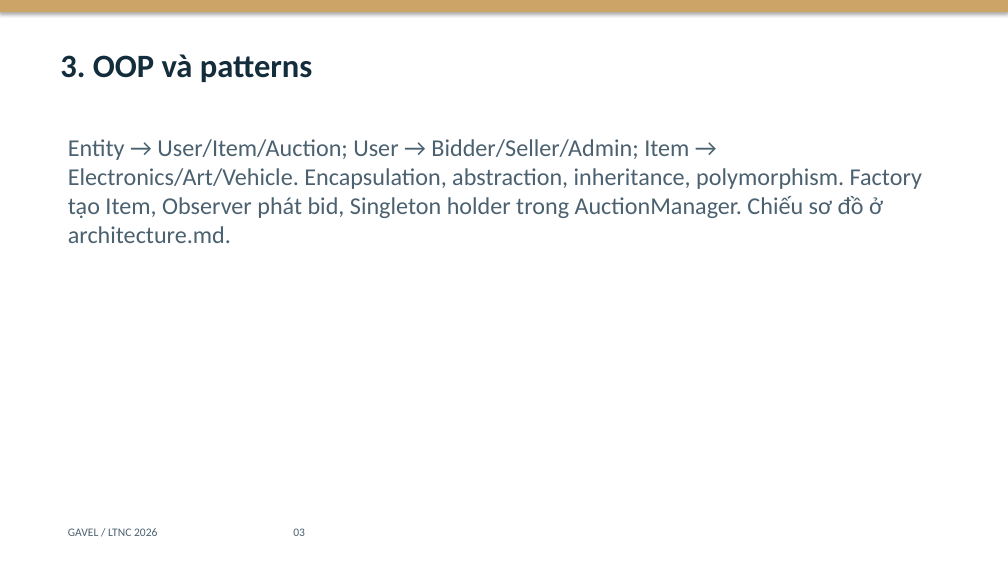
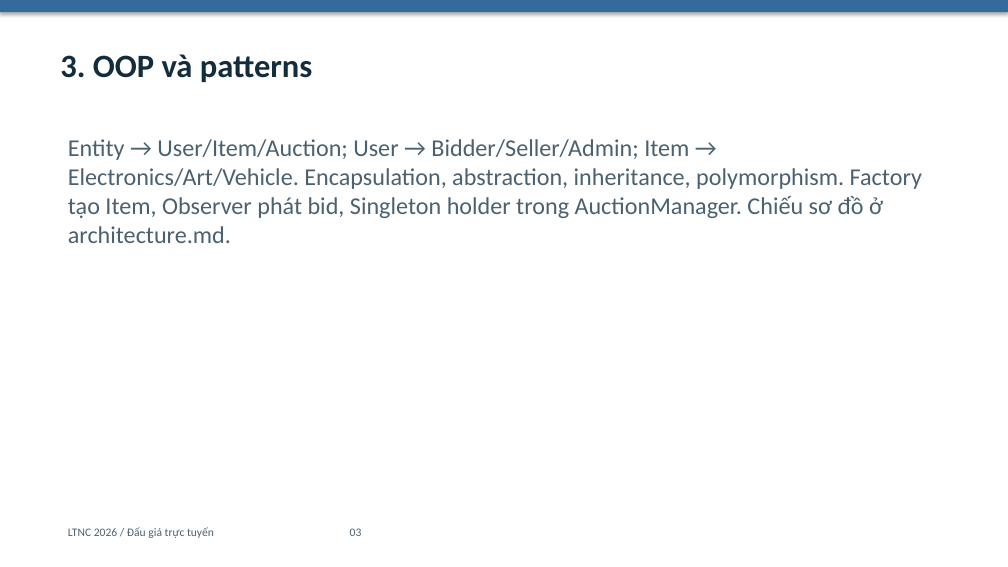
Before and after one commit to lphucxyz-alt/auction-system, a slide deck: slide 3 of docs/presentation.pptx. Drawn at 1008x567 pixels with LibreOffice and Linux fonts; fonts in the diff are those of the drawing. Boxes give left, top, right and bottom in pixels: in the first picture for what was removed or moved away, otherwise in the second. Text is boxed around its words. In the diff, an @@ line names an element or a change of style, - is before the commit and + after.

```diff
--- a/docs/presentation.pptx
+++ b/docs/presentation.pptx
@@ rectangle at (0, 0, 1008, 12): fill #CDA467 to #356B9C @@
@@ text at (68, 527, 362, 538): text changed @@
-GAVEL / LTNC 2026 03
+LTNC 2026 / Đấu giá trực tuyến 03
```
Also in this commit, not shown: 7 other slides changed, 1 slide added, 1 slide removed, 21 other files.
